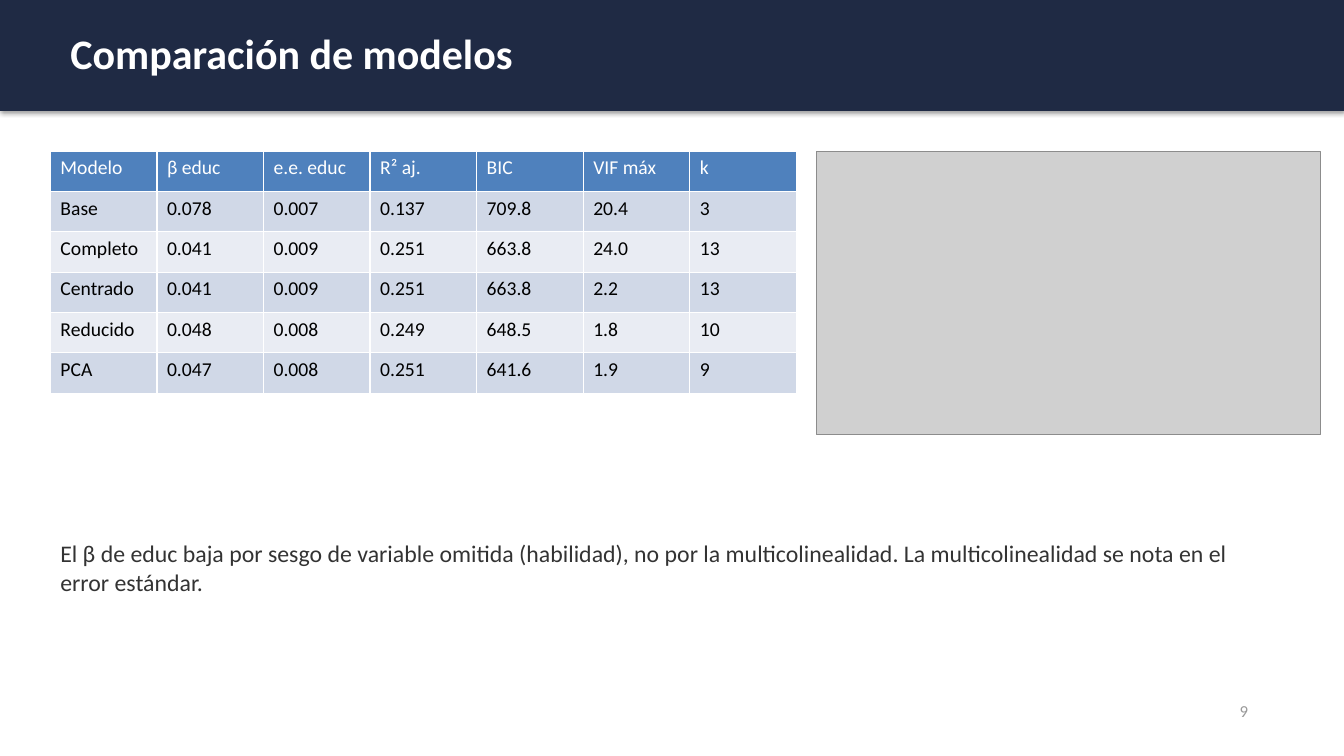
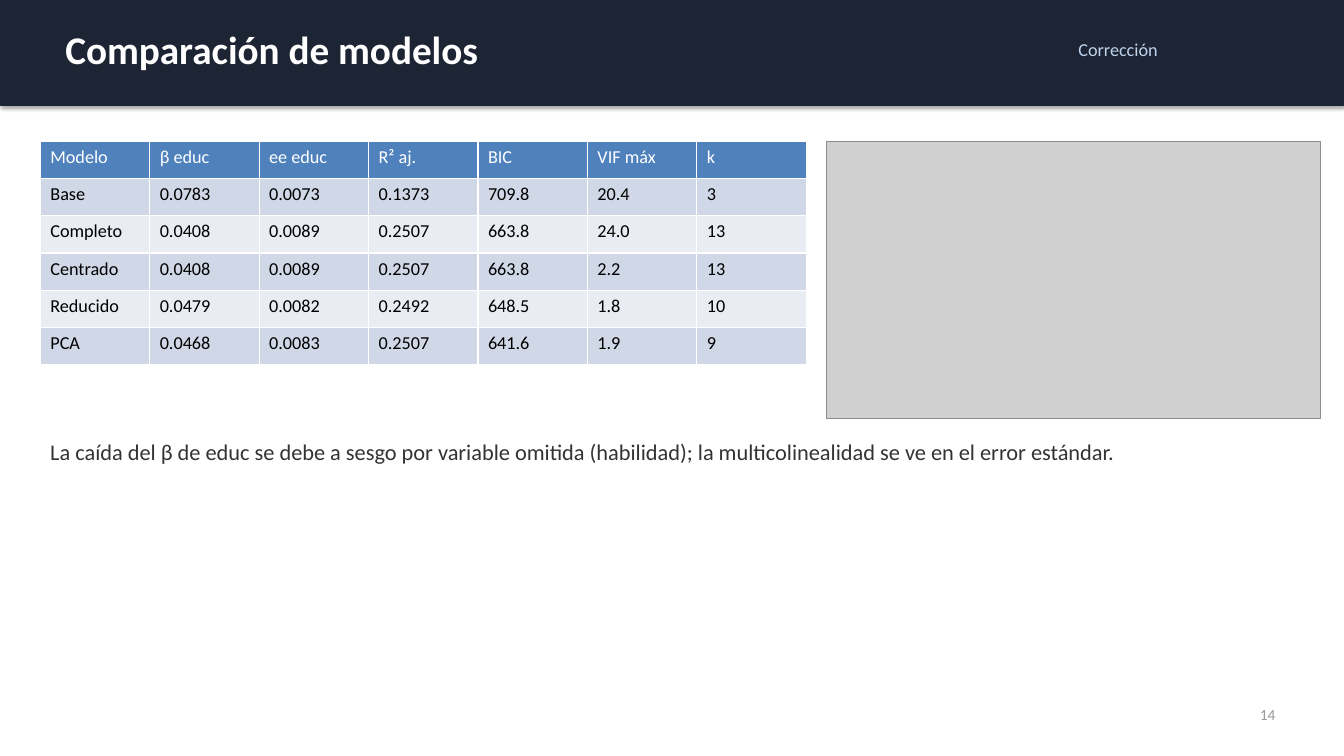
Before and after one commit to ximeelaraa/mincer-multicolinealidad, a slide deck: slide 14 of Presentacion_Multicolinealidad_Mincer.pptx (slide 9 before the commit). Drawn at 1344x756 pixels with LibreOffice and Linux fonts; fonts in the diff are those of the drawing; grey boxes stand for pictures. Boxes give left, top, right and bottom in pixels: in the first picture for what was removed or moved away, otherwise in the second. Text is boxed around its words. In the diff, an @@ line names an element or a change of style, - is before the commit and + after.

```diff
--- a/Presentacion_Multicolinealidad_Mincer.pptx
+++ b/Presentacion_Multicolinealidad_Mincer.pptx
@@ rectangle resized from (x1=0, y1=0, x2=1344, y2=111) to (x1=0, y1=0, x2=1344, y2=106) @@
@@ rectangle at (x1=0, y1=0, x2=1344, y2=106): fill #1F2A44 to #1D2433 @@
@@ text "Comparación de modelos" at (x1=65, y1=36, x2=478, y2=70): size 30 to 28 pt; less space between paragraphs @@
@@ text added at (x1=1078, y1=43, x2=1157, y2=56), 13 pt, text #BFD4EE @@
+Corrección
@@ table at (x1=40, y1=141, x2=810, y2=365) @@
-row 1, column 3: e.e. educ
+row 1, column 3: ee educ
-row 2: Base | 0.078 | 0.007 | 0.137 | 709.8 | 20.4 | 3
+row 2: Base | 0.0783 | 0.0073 | 0.1373 | 709.8 | 20.4 | 3
-row 3: Completo | 0.041 | 0.009 | 0.251 | 663.8 | 24.0 | 13
+row 3: Completo | 0.0408 | 0.0089 | 0.2507 | 663.8 | 24.0 | 13
-row 4: Centrado | 0.041 | 0.009 | 0.251 | 663.8 | 2.2 | 13
+row 4: Centrado | 0.0408 | 0.0089 | 0.2507 | 663.8 | 2.2 | 13
-row 5: Reducido | 0.048 | 0.008 | 0.249 | 648.5 | 1.8 | 10
+row 5: Reducido | 0.0479 | 0.0082 | 0.2492 | 648.5 | 1.8 | 10
-row 6: PCA | 0.047 | 0.008 | 0.251 | 641.6 | 1.9 | 9
+row 6: PCA | 0.0468 | 0.0083 | 0.2507 | 641.6 | 1.9 | 9
@@ size 14 to 13 pt in "Modelo", "β educ", "R² aj.", "BIC" and 22 more places @@
@@ table resized from (x1=50, y1=151, x2=799, y2=393) to (x1=40, y1=141, x2=810, y2=365) @@
@@ picture resized from (x1=817, y1=151, x2=1321, y2=435) to (x1=827, y1=141, x2=1321, y2=419) @@
@@ text at (x1=50, y1=444, x2=1114, y2=464): text changed; size 17 to 16 pt @@
-El β de educ baja por sesgo de variable omitida (habilidad), no por la multicolinealidad. La multicolinealidad se nota en el error estándar.
+La caída del β de educ se debe a sesgo por variable omitida (habilidad); la multicolinealidad se ve en el error estándar.
@@ text removed at (x1=1240, y1=706, x2=1248, y2=717) @@
-9
@@ text added at (x1=1260, y1=710, x2=1276, y2=720), 11 pt, text #999999 @@
+14
```
Also in this commit, not shown: 1 other slide changed, 18 slides added, 10 slides removed, 22 other files.
